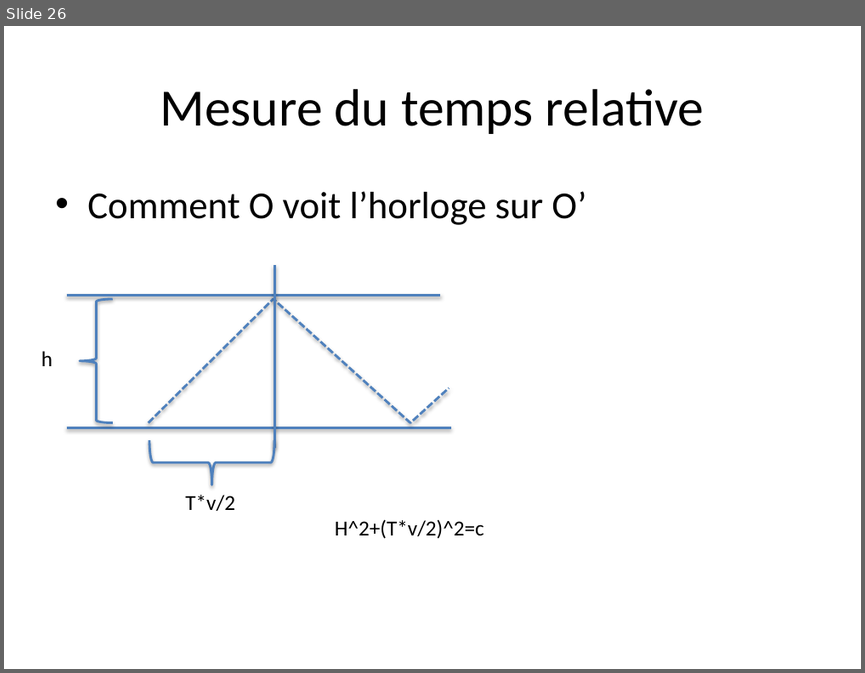
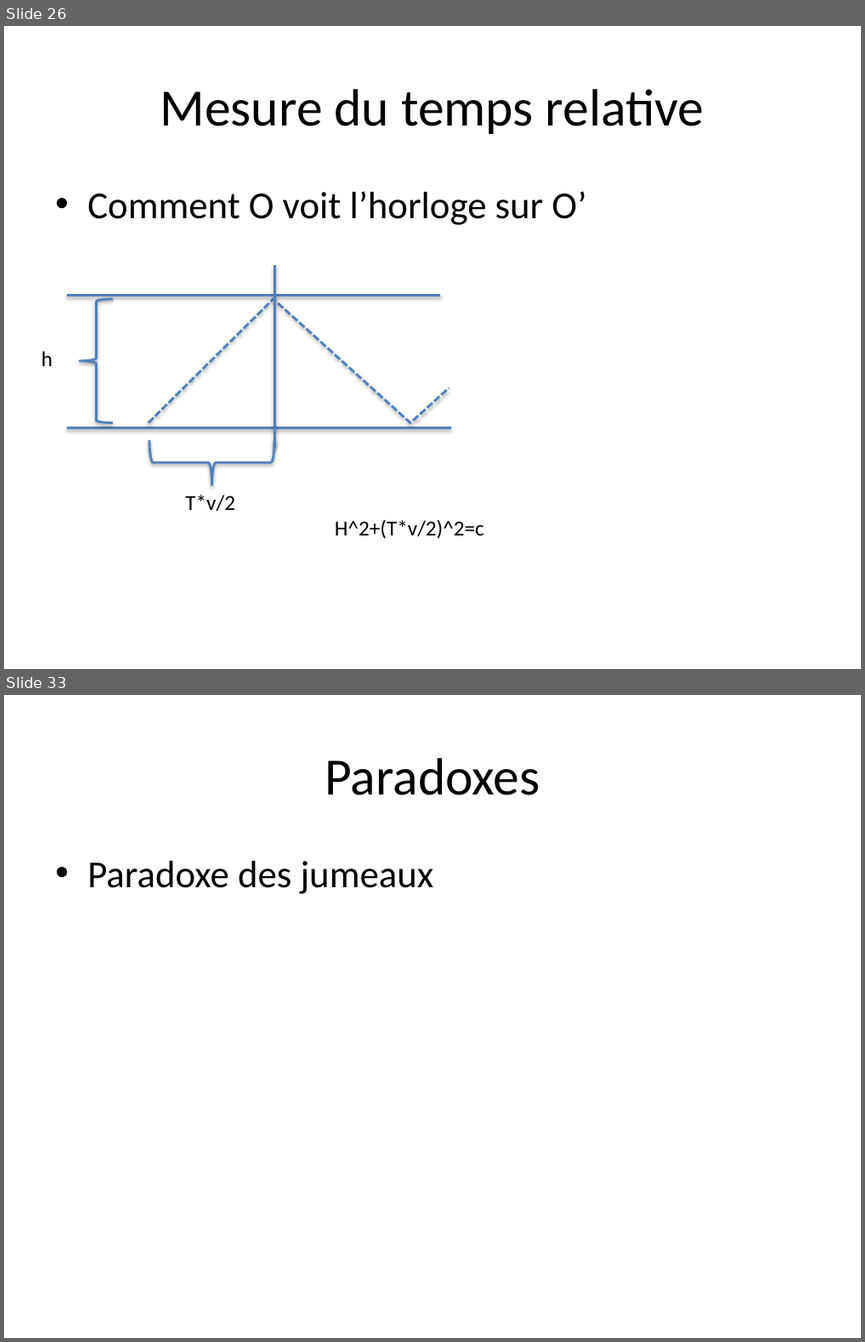
Before and after one commit to jraniero/relativity, a slide deck: Presentation1.pptx. Shown one above the other, each under a label of ours: slide 26 before the commit, slides 26 and 33 after it; the slides between them are not shown. The pictures are 865x673 and 865x1342 pixels, drawn with LibreOffice and Linux fonts; fonts in the diff are those of the drawing. Boxes give left, top, right and bottom in pixels: in the first picture for what was removed or moved away, otherwise in the second. Text is boxed around its words. In the diff, an @@ line names an element or a change of style, - is before the commit and + after.

```diff
--- a/Presentation1.pptx
+++ b/Presentation1.pptx
@@ slide 33 added at box(4, 695, 861, 1338), background #FFFFFF @@
@@ title added at box(324, 758, 540, 795), 44 pt, text #000000 @@
+Paradoxes
@@ text added at box(87, 861, 434, 894), 32 pt, text #000000 @@
+• Paradoxe des jumeaux
```
Also in this commit, not shown: 6 other slides added.
